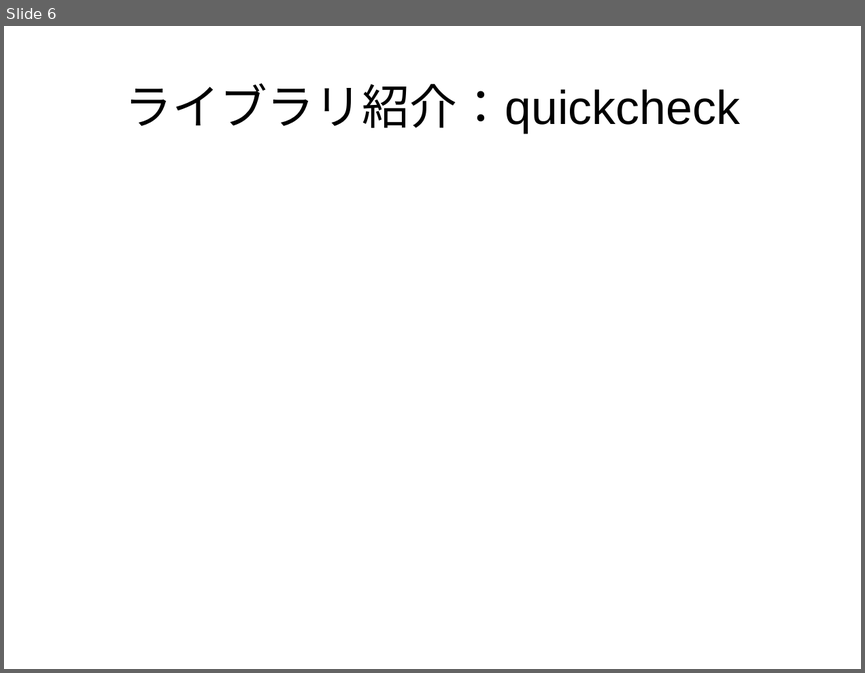
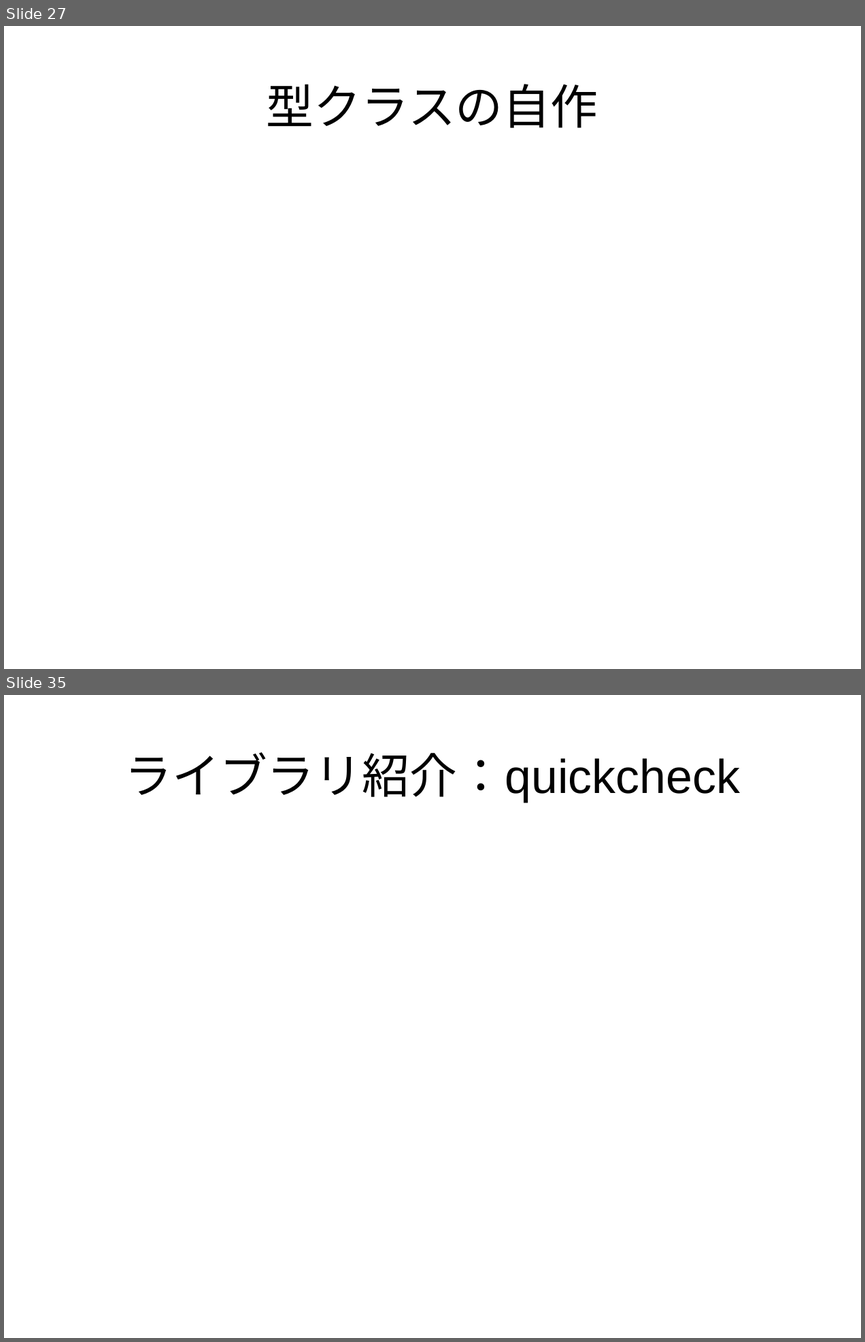
Before and after one commit to nushio3/practice, a slide deck: haskell-teaching/Tsukuba-2016.odp. Shown one above the other, each under a label of ours: slide 6 before the commit, slides 27 and 35 after it; the slides between them are not shown. The pictures are 865x673 and 865x1342 pixels, drawn with LibreOffice and Linux fonts; fonts in the diff are those of the drawing. Boxes give left, top, right and bottom in pixels: in the first picture for what was removed or moved away, otherwise in the second. Text is boxed around its words. In the diff, an @@ line names an element or a change of style, - is before the commit and + after.

```diff
--- a/haskell-teaching/Tsukuba-2016.odp
+++ b/haskell-teaching/Tsukuba-2016.odp
@@ slide 27 added at box(4, 26, 861, 669), background #FFFFFF @@
@@ title added at box(266, 84, 598, 128), 44 pt, text #000000 @@
+型クラスの自作
@@ what was slide 6 is now slide 35 @@
```
Also in this commit, not shown: 1 slide changed, 28 other slides added, 1 other file.
